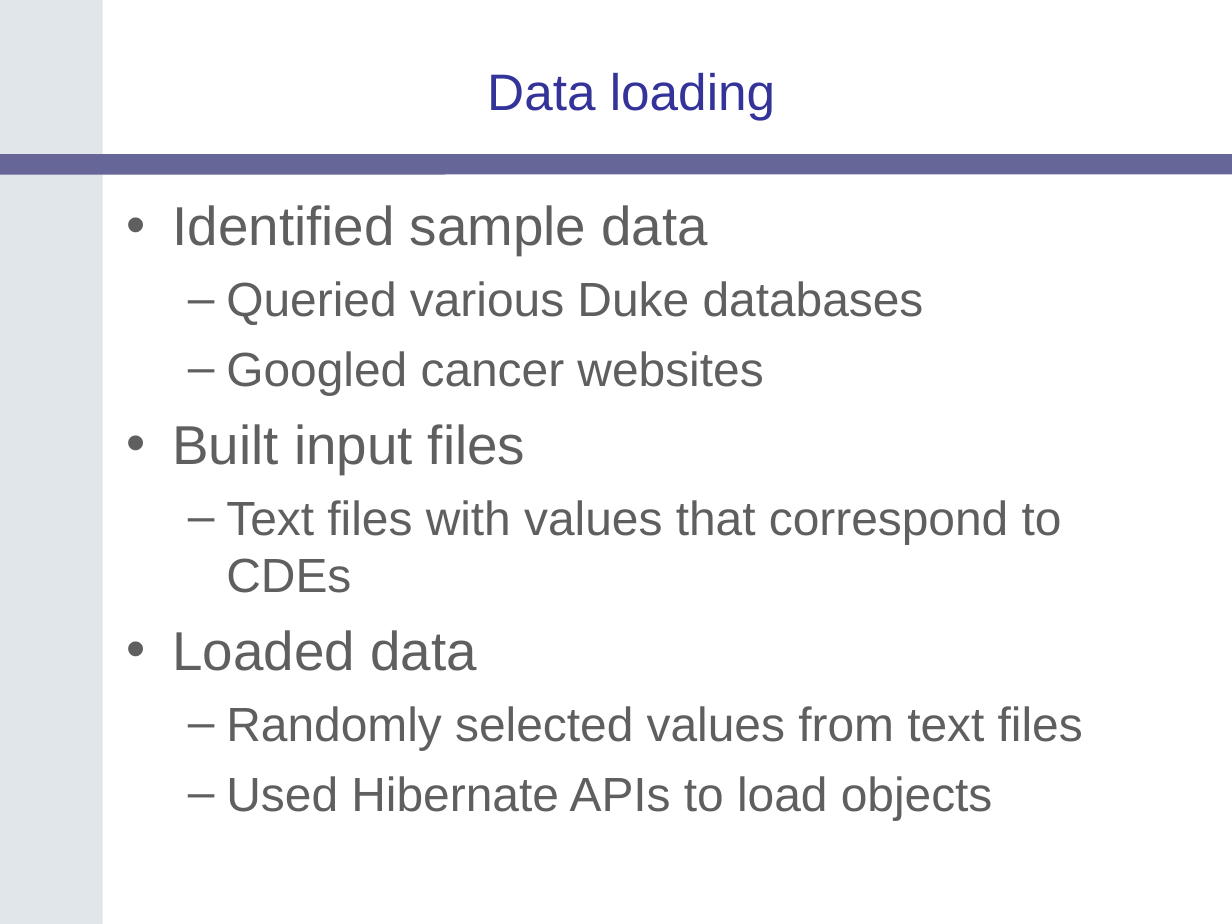
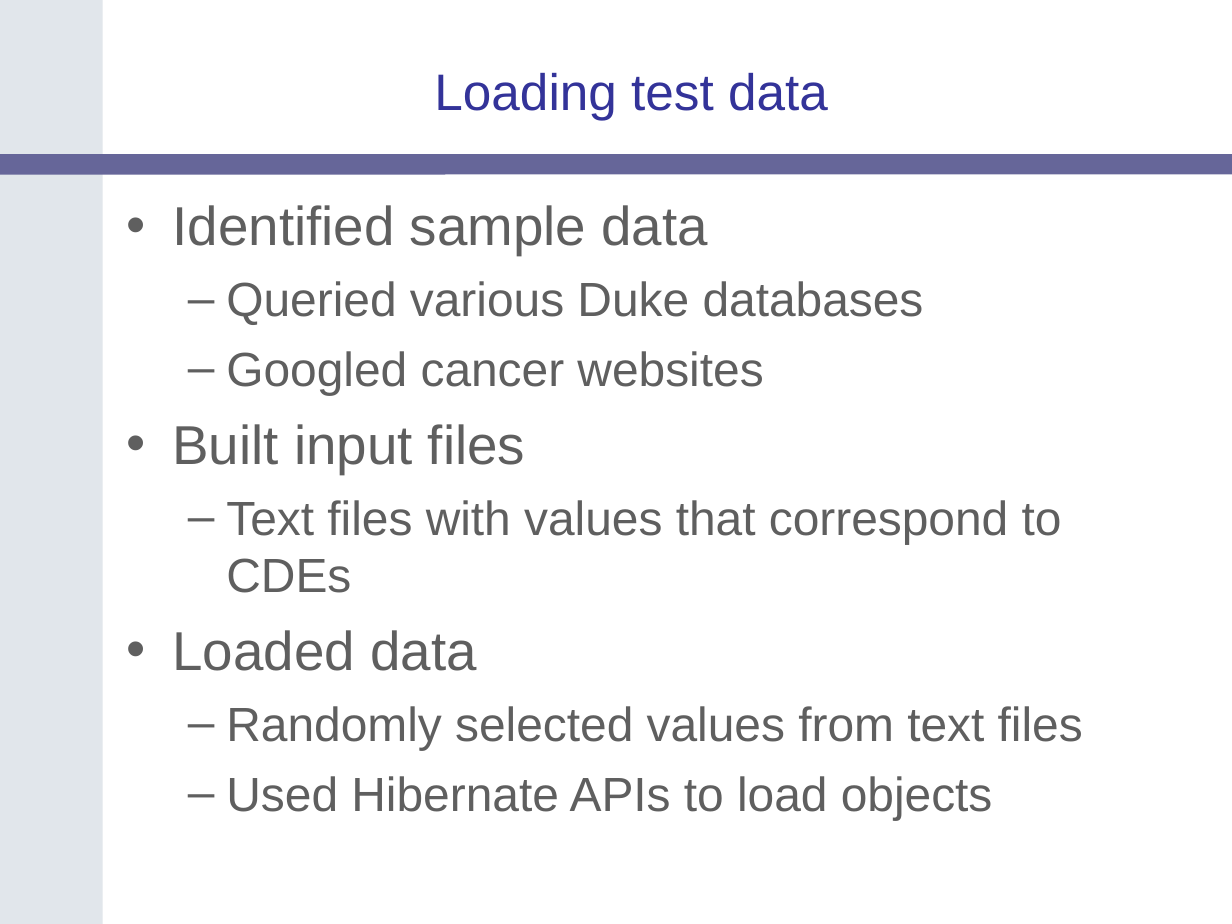
Before and after one commit to NCIP/catrip, a slide deck: slide 9 of catrip/documentation/presentations/catrip_beta_demo_2006_11_01/catrip_demo_2006_11_01.ppt (slide 24 before the commit). Drawn at 1232x924 pixels with LibreOffice and Linux fonts; fonts in the diff are those of the drawing; background and template pictures are left out. Boxes give left, top, right and bottom in pixels: in the first picture for what was removed or moved away, otherwise in the second. Text is boxed around its words. In the diff, an @@ line names an element or a change of style, - is before the commit and + after.

```diff
--- a/catrip/documentation/presentations/catrip_beta_demo_2006_11_01/catrip_demo_2006_11_01.ppt
+++ b/catrip/documentation/presentations/catrip_beta_demo_2006_11_01/catrip_demo_2006_11_01.ppt
@@ title at bbox=[434, 73, 828, 120]: text changed @@
-Data loading
+Loading test data
```
Also in this commit, not shown: 15 other slides changed, 12 slides added, 2 slides removed.
